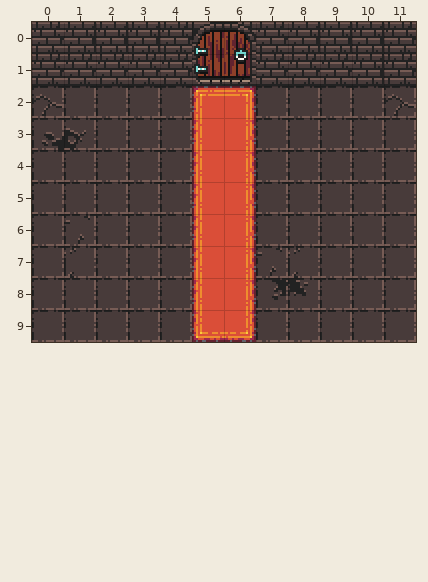
Tiled map (JSON), stored at public/maps/entrance-hall.tmj. Above is the file before it was changed.
Cells are 16x16 px. Shown: x 0..11, y 0..9.
And afterwards:
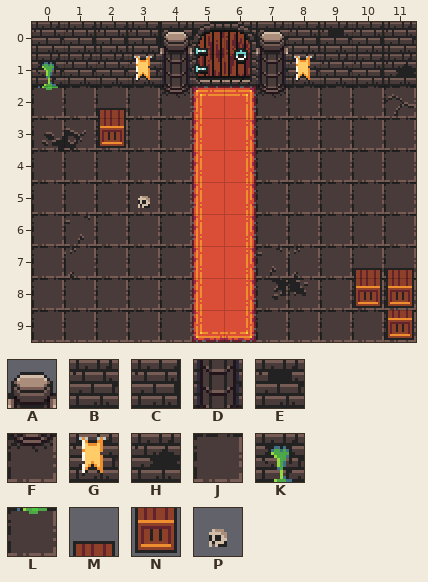
Key: from "dungeon": A 8, B 66, C 67, D 72, E 131, F 136, G 194, H 195, J 257, K 449, L 513, M 1362, N 1426, P 1490.
_ is an empty cell, . an unchanged one.
Tiles of an added or newly shown layer are drawn over the layers below it.
The commit says: Redesign the entrance hall with a decor layer, pillars and crates
Diff:
--- layer "floor"
@@ x 4..7 @@
- 2 J..J
+ 2 F..F
--- layer "decor" (added)
@@ x 0..2 @@
- 2 _._
+ 2 L.M
@@ x 3..3 @@
- 5 _
+ 5 P
@@ x 10..11 @@
- 7 __
+ 7 MM
--- layer "walls"
@@ x 0..11 @@
- 0 ....B..B.C..
- 1 B..BB..BB..B
+ 0 ....A..A.E..
+ 1 K..GD..DG..H
@@ x 2..2 @@
- 3 _
+ 3 N
@@ x 10..11 @@
- 8 __
- 9 ._
+ 8 NN
+ 9 .N
Boxes around the changes in both pictures, in picture pixels (x1, y1, x2, y2):
changed: (98, 22, 192, 148)
changed: (256, 22, 352, 106)
changed: (34, 62, 64, 118)
changed: (396, 64, 416, 76)
added: (138, 196, 150, 208)
added: (354, 268, 414, 340)
